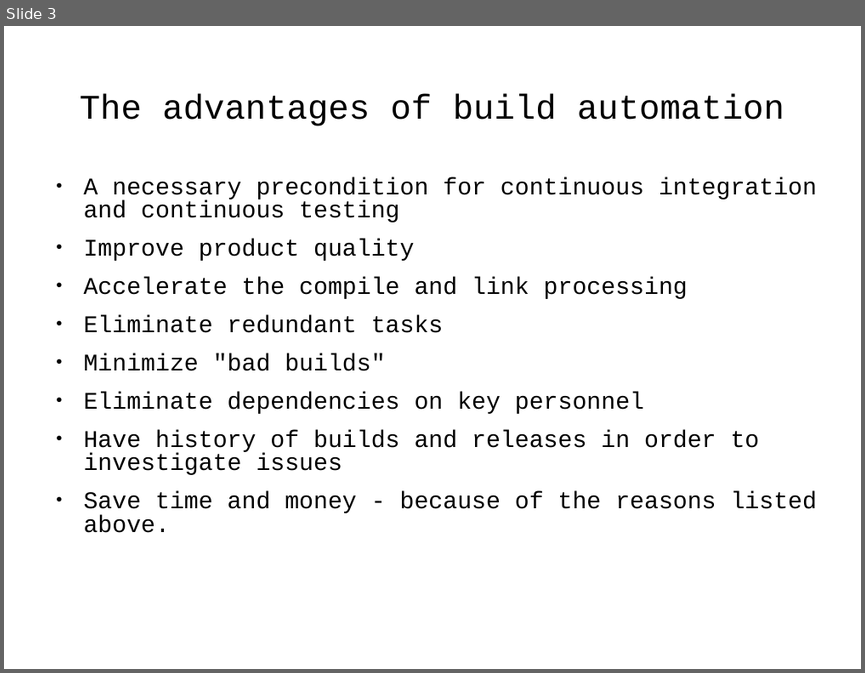
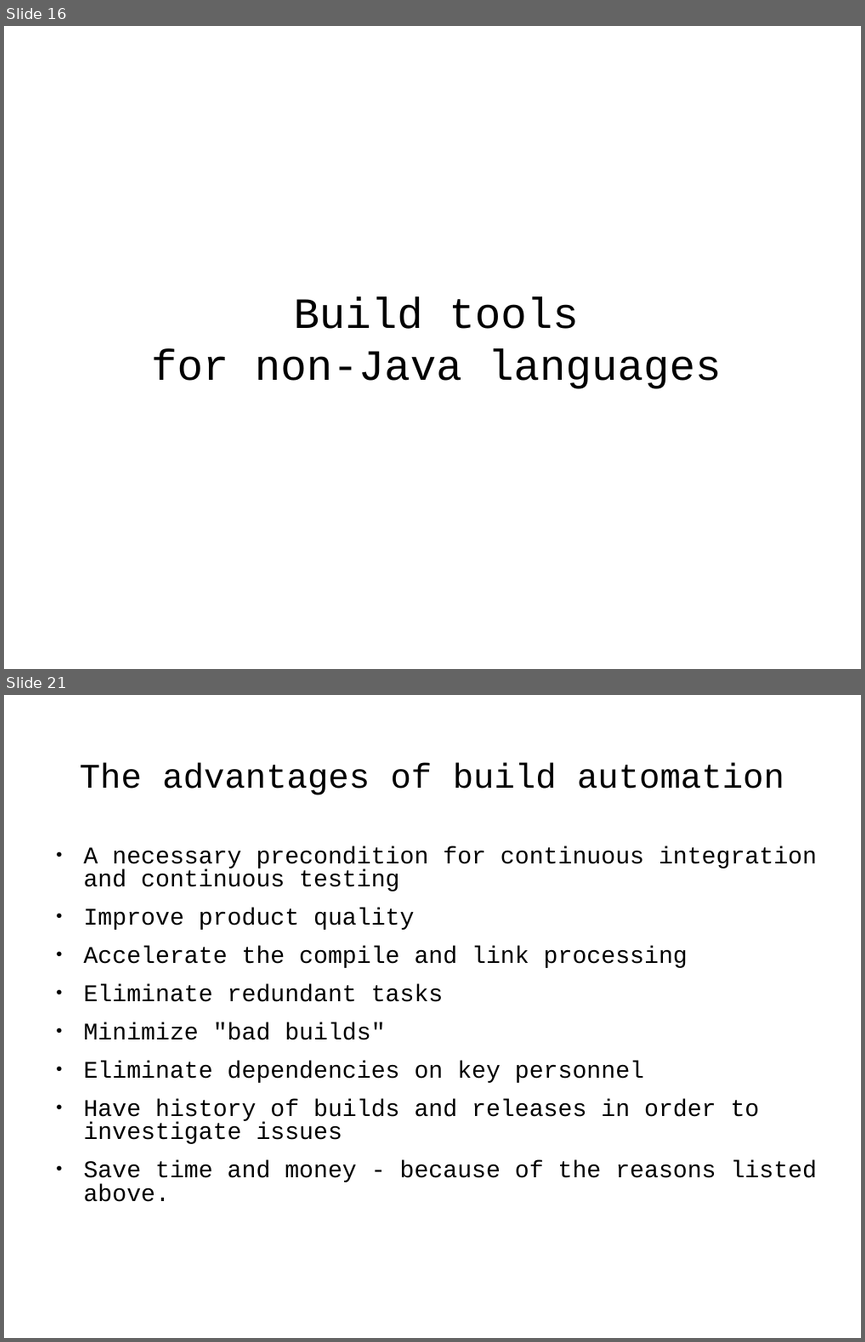
Before and after one commit to j-avdeev/DevOps, a slide deck: DevOps - lec day5 - Build automation.odp. Shown one above the other, each under a label of ours: slide 3 before the commit, slides 16 and 21 after it; the slides between them are not shown. The pictures are 865x673 and 865x1342 pixels, drawn with LibreOffice and Linux fonts; fonts in the diff are those of the drawing. Boxes give left, top, right and bottom in pixels: in the first picture for what was removed or moved away, otherwise in the second. Text is boxed around its words. In the diff, an @@ line names an element or a change of style, - is before the commit and + after.

```diff
--- a/DevOps - lec day5 - Build automation.odp
+++ b/DevOps - lec day5 - Build automation.odp
@@ slide 16 added at box(4, 26, 861, 669), background #FFFFFF @@
@@ text added at box(151, 296, 721, 389), 40 pt, text #000000 @@
+Build tools
+for non-Java languages
@@ what was slide 3 is now slide 21 @@
```
Also in this commit, not shown: 1 slide changed, 18 other slides added, 15 slides removed, 4 other files.
